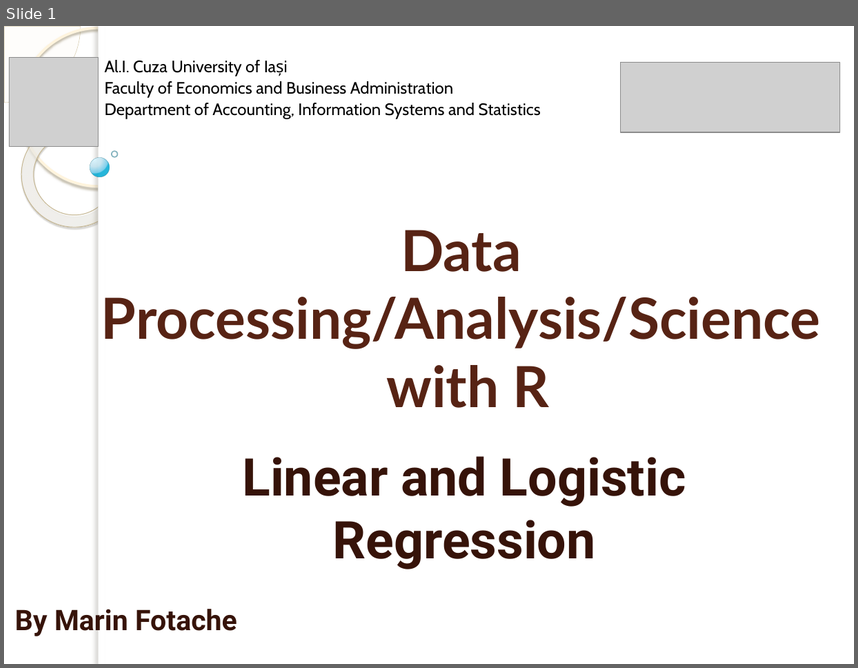
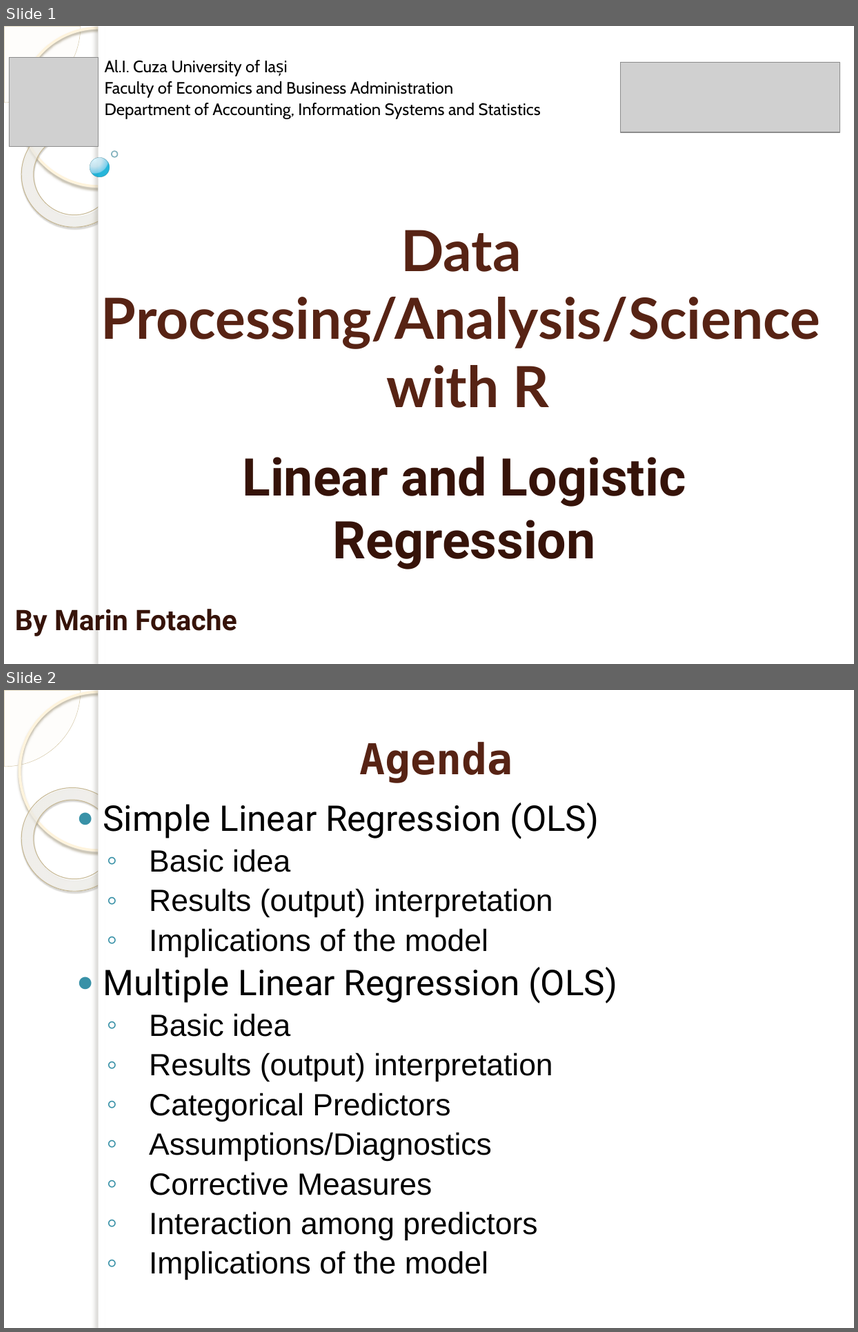
Before and after one commit to marinfotache/Data-Processing-Analysis-Science-with-R, a slide deck: 11 Regression/11_regression.pptx. Shown one above the other, each under a label of ours: slide 1 before the commit, slides 1 and 2 after it. The pictures are 858x668 and 858x1332 pixels, drawn with LibreOffice and Linux fonts; fonts in the diff are those of the drawing; grey boxes stand for pictures; background and template pictures are left out. Boxes give left, top, right and bottom in pixels: in the first picture for what was removed or moved away, otherwise in the second. Text is boxed around its words. In the diff, an @@ line names an element or a change of style, - is before the commit and + after.

```diff
--- a/11 Regression/11_regression.pptx
+++ b/11 Regression/11_regression.pptx
@@ slide 2 added at bbox=[4, 690, 854, 1328], background picture (left out); not listed: 5 template elements that a slide beside it also shows @@
@@ title added at bbox=[359, 742, 513, 783], 36 pt, text #572314, bold @@
+Agenda
@@ text added at bbox=[103, 802, 617, 1280], 26 pt, text #000000 @@
+● Simple Linear Regression (OLS)
+  ◦ Basic idea
+  ◦ Results (output) interpretation
+  ◦ Implications of the model
+● Multiple Linear Regression (OLS)
+  ◦ Basic idea
+  ◦ Results (output) interpretation
+  ◦ Categorical Predictors
+  ◦ Assumptions/Diagnostics
+  ◦ Corrective Measures
+  ◦ Interaction among predictors
+  ◦ Implications of the model
```
Also in this commit, not shown: 3 slides changed, 3 other slides added.
